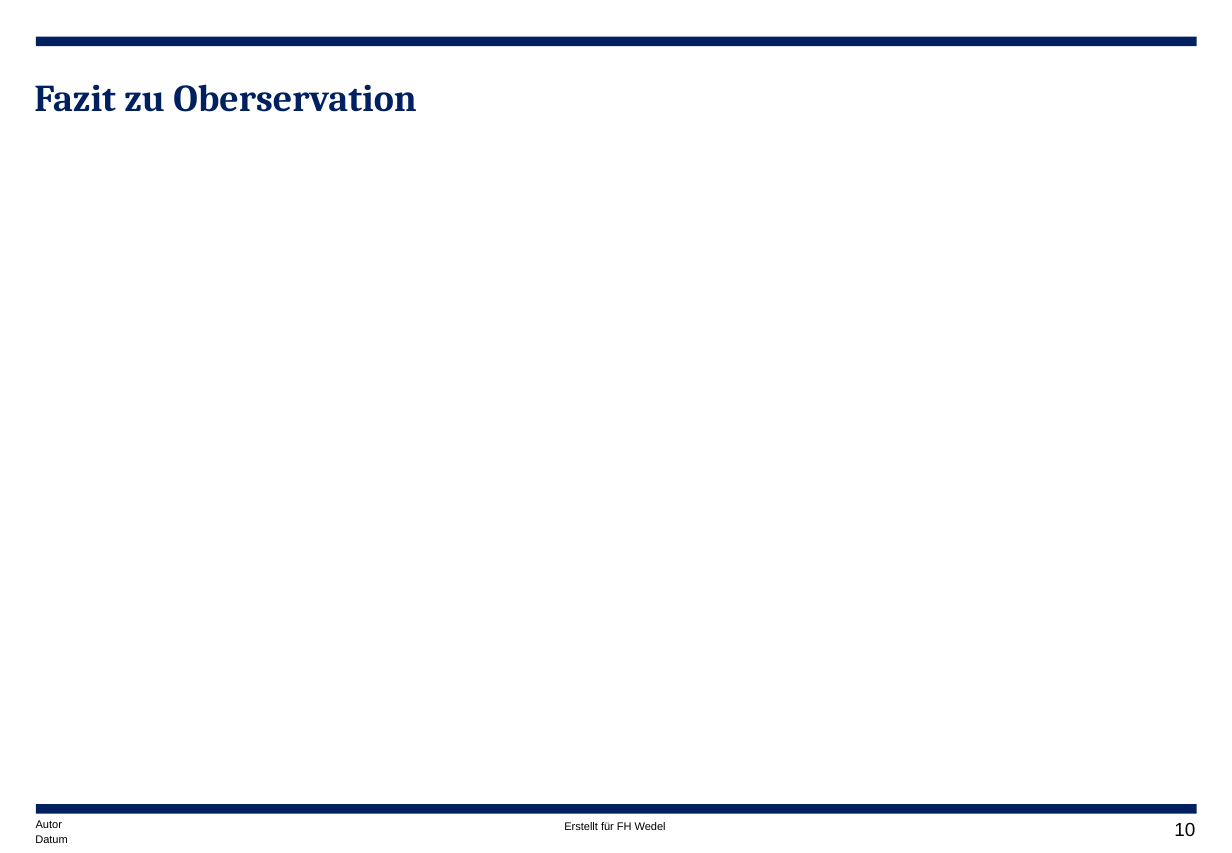
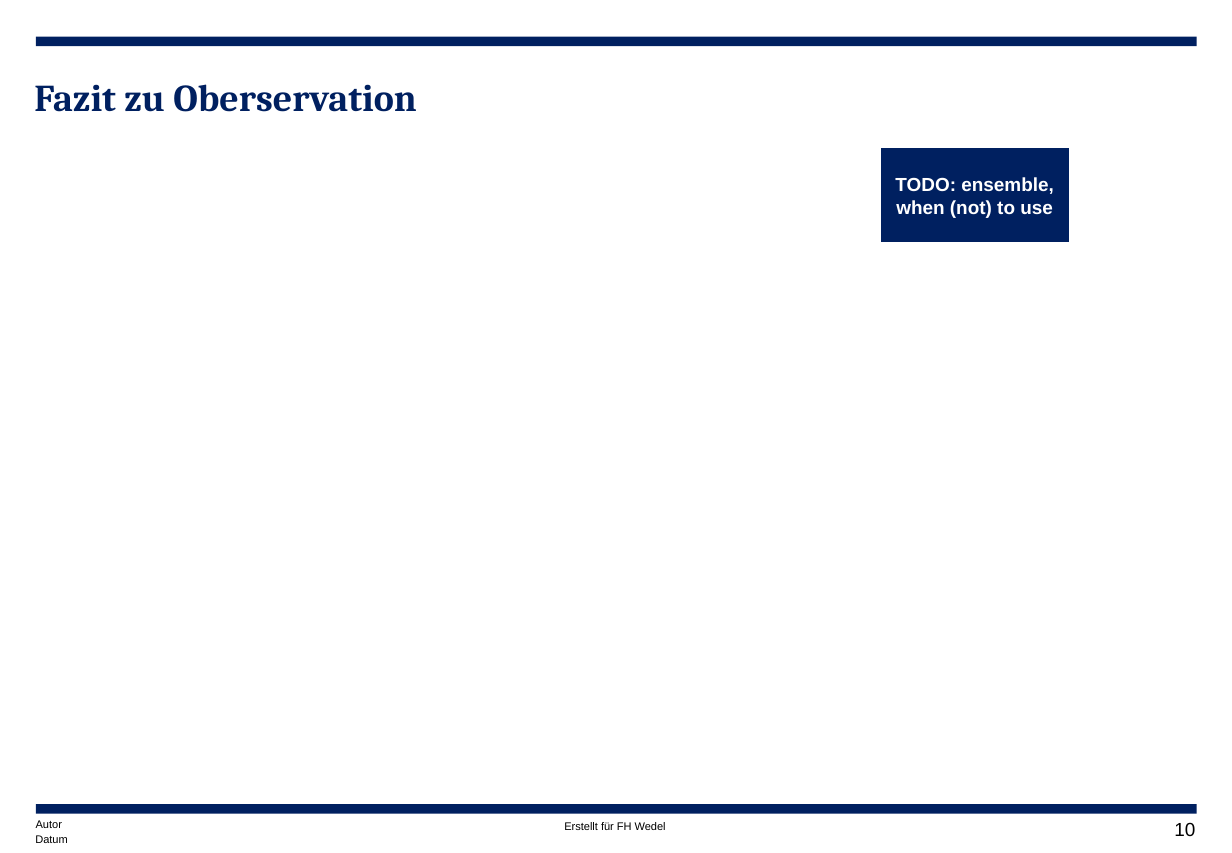
Before and after one commit to timKnds/Seminar, a slide deck: slide 11 of Sim-To-Real Transfer.pptx. Drawn at 1232x853 pixels with LibreOffice and Linux fonts; fonts in the diff are those of the drawing. Boxes give left, top, right and bottom in pixels: in the first picture for what was removed or moved away, otherwise in the second. Text is boxed around its words. In the diff, an @@ line names an element or a change of style, - is before the commit and + after.

```diff
--- a/Sim-To-Real Transfer.pptx
+++ b/Sim-To-Real Transfer.pptx
@@ rectangle added at [880,148,1070,242], fill #002060, outline #FFFFFF 0.75 pt, 12 pt, text #FFFFFF, bold @@
+TODO: ensemble, when (not) to use
```
Also in this commit, not shown: 4 other slides changed, 3 slides added.
